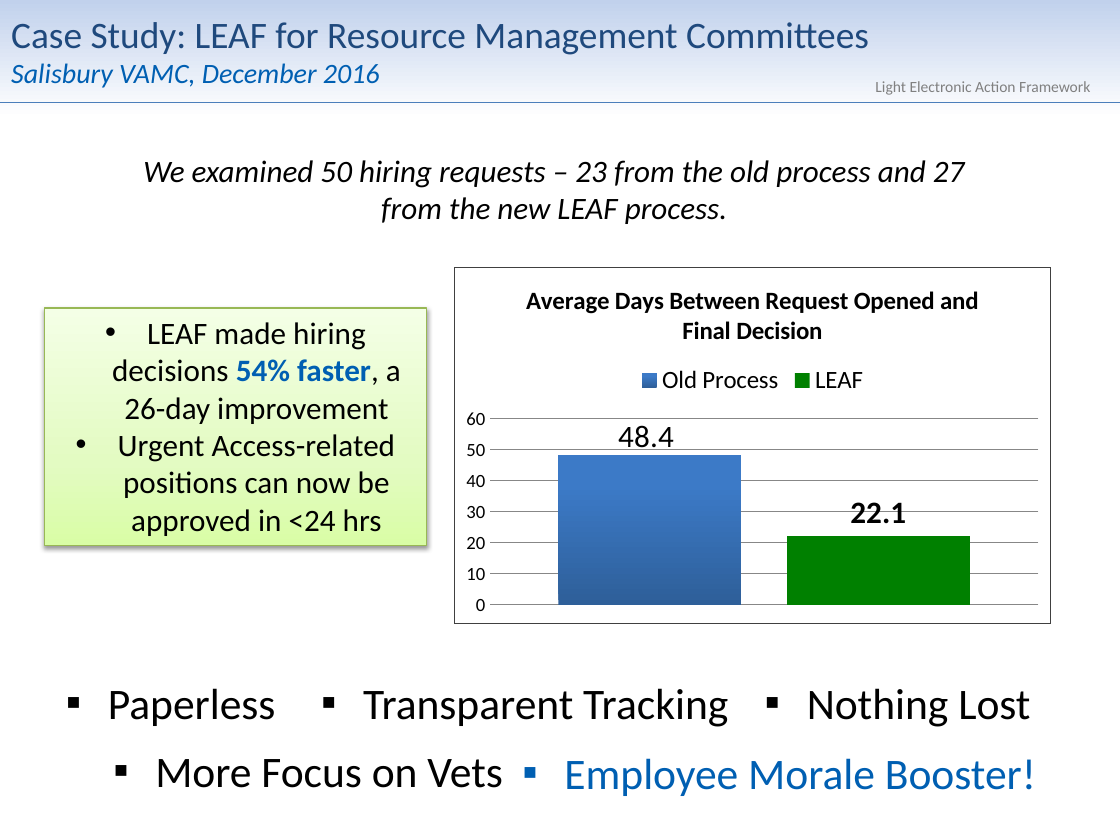
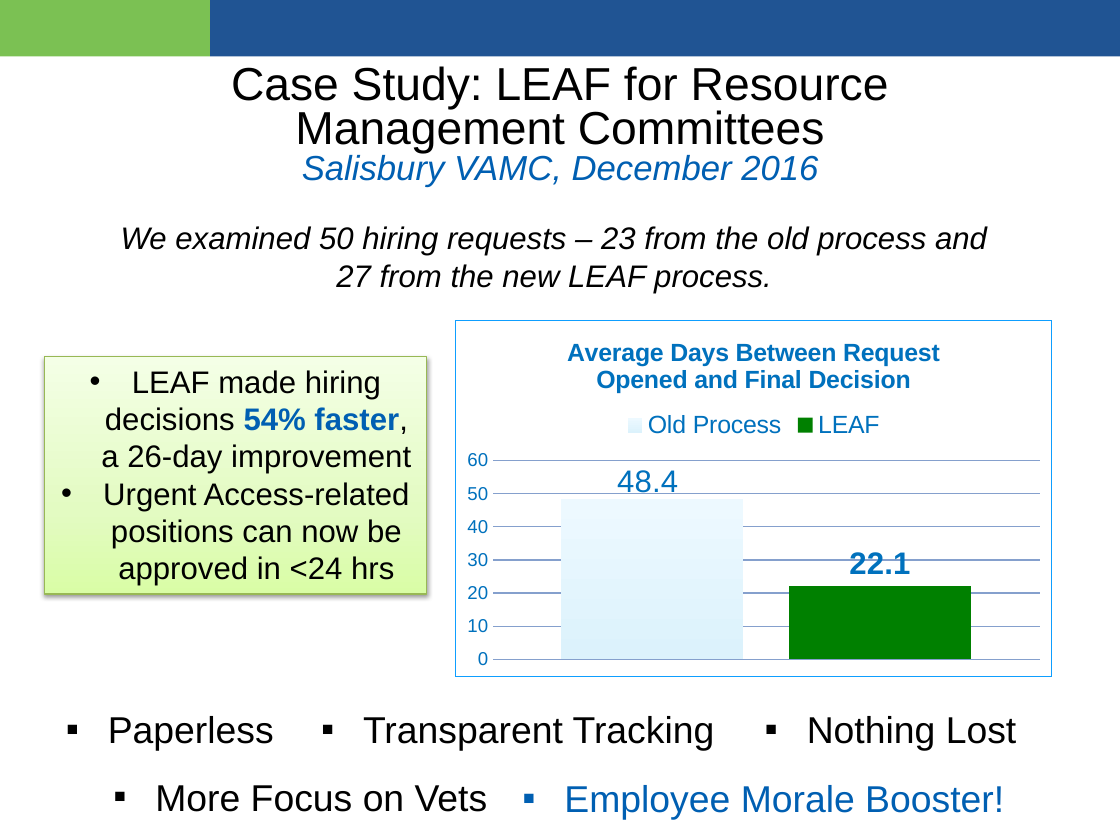
Before and after one commit to department-of-veterans-affairs/LEAF, a slide deck: slide 9 of docs/LEAF_Product_Overview.pptx (slide 5 before the commit). Drawn at 1120x840 pixels with LibreOffice and Linux fonts; fonts in the diff are those of the drawing; background and template pictures are left out. Boxes give left, top, right and bottom in pixels: in the first picture for what was removed or moved away, otherwise in the second. Text is boxed around its words. In the diff, an @@ line names an element or a change of style, - is before the commit and + after.

```diff
--- a/docs/LEAF_Product_Overview.pptx
+++ b/docs/LEAF_Product_Overview.pptx
@@ background gradient #9AB5E4 to #C2D1ED to #FFFFFF to #FFFFFF at 38% opacity @@
@@ rectangle added at (0, 0, 211, 56), fill #7BC153 @@
@@ rectangle added at (211, 0, 1120, 56), fill #205493 @@
@@ text "Case Study: LEAF for Resource ...": place and size @@
-text "Case Study: LEAF for Resource ..." at (11, 22, 869, 88)
+text "Case Study: LEAF for Resource ..." at (231, 66, 889, 187)
@@ text "Case Study: LEAF for Resource ..." at (231, 66, 889, 187): size 24 to 29.7 pt, text colour #1F497D to #000000 in "Case Study: LEAF for Resource Management Committees"; size 18 to 22.3 pt in "Salisbury VAMC, December 2016"; font Calibri to Arial; alignment left to centre; line spacing 1 to 0.8 @@
@@ text removed at (875, 81, 1090, 95) @@
-Light Electronic Action Framework
@@ line removed from (1120, 103) to (0, 103) @@
@@ text "We examined 50 hiring requests ..." at (121, 226, 987, 293): font Calibri to Arial @@
@@ text "We examined 50 hiring requests ...": place and size @@
-text "We examined 50 hiring requests ..." at (143, 160, 965, 224)
+text "We examined 50 hiring requests ..." at (121, 226, 987, 293)
@@ column chart: place and size @@
-column chart at (455, 268, 1051, 624)
+column chart at (456, 320, 1052, 676)
@@ column chart at (456, 320, 1052, 676) @@
@@ colour of Old Process #4F81BD to #E1F2F9 @@
@@ border changed @@
@@ lettering changed @@
@@ rectangle "LEAF made hiring decisions 54% ...": place and size @@
-rectangle "LEAF made hiring decisions 54% ..." at (44, 308, 427, 545)
+rectangle "LEAF made hiring decisions 54% ..." at (44, 356, 427, 594)
@@ rectangle "LEAF made hiring decisions 54% ..." at (44, 356, 427, 594): font Calibri to Arial @@
@@ 5 texts: place and size @@
-5 texts at (108, 688, 1036, 796)
+5 texts at (108, 716, 1017, 820)
@@ size 28 to 24 pt, font Calibri to Arial in 5 elements at (807, 716, 1017, 750), (363, 716, 715, 750), (108, 716, 274, 750), (155, 785, 488, 812), (564, 785, 1004, 820) @@
```
Also in this commit, not shown: 1 other slide changed, 19 slides added, 10 slides removed, 6 other files.
